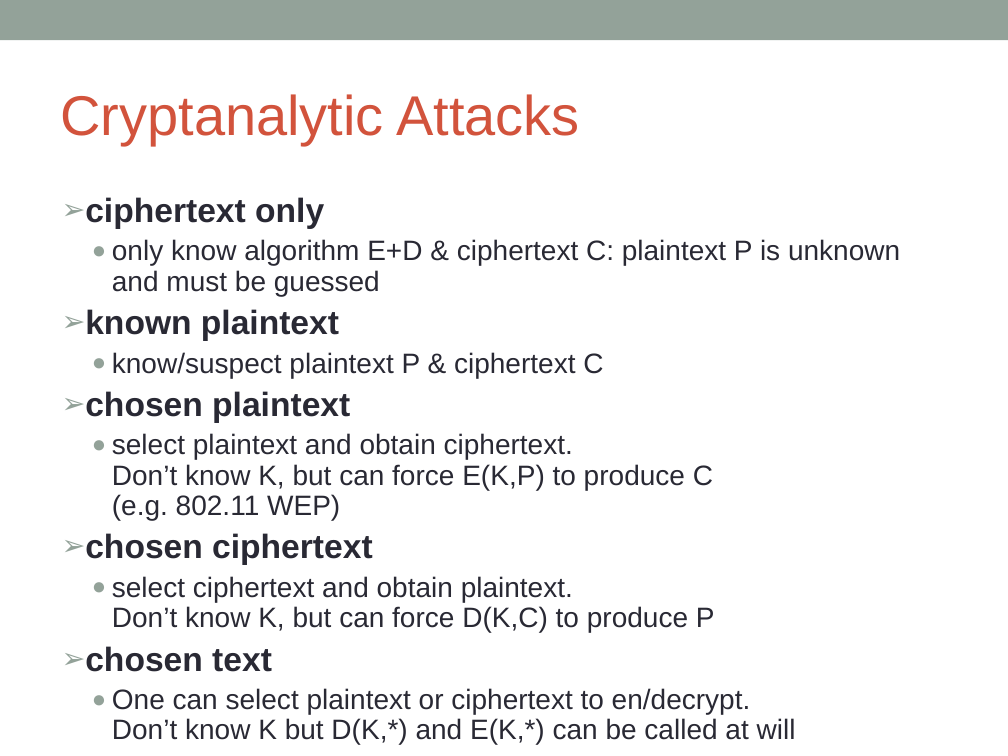
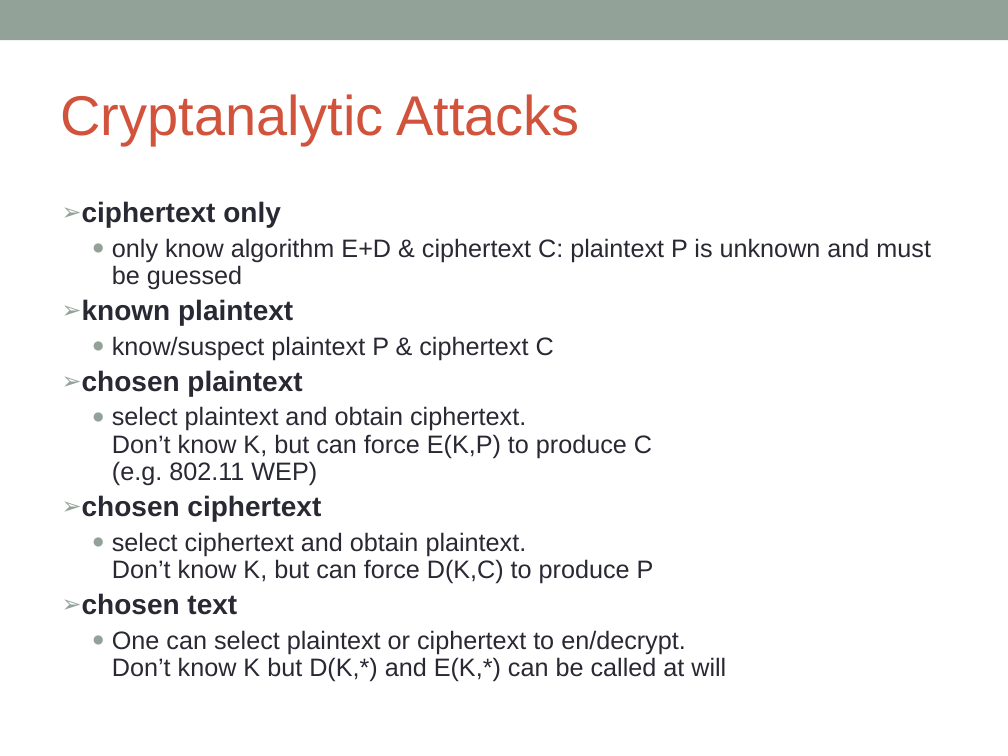
Before and after one commit to DeMaCS-UNICAL/NetworkSecurity, a slide deck: slide 16 of slides/ch02-SimmetricCryptography.ppt (slide 11 before the commit). Drawn at 1008x756 pixels with LibreOffice and Linux fonts; fonts in the diff are those of the drawing. Boxes give left, top, right and bottom in pixels: in the first picture for what was removed or moved away, otherwise in the second. Text is boxed around its words. In the diff, an @@ line names an element or a change of style, - is before the commit and + after.

```diff
--- a/slides/ch02-SimmetricCryptography.ppt
+++ b/slides/ch02-SimmetricCryptography.ppt
@@ text "ciphertext only" at <box>82,201,931,681</box>: size 24 to 20 pt in "ciphertext only", "known plaintext", "chosen plaintext", "chosen ciphertext" and 1 more places; size 20 to 18 pt in "only know algorithm E+D & ciphertext C: ...", "know/suspect plaintext P & ciphertext C", "select plaintext and obtain ciphertext. Don’t know ...", "select ciphertext and obtain plaintext. Don’t know ..." and 1 more places; less space between paragraphs @@
```
Also in this commit, not shown: 16 other slides changed, 1 slide added, 1 other file.
